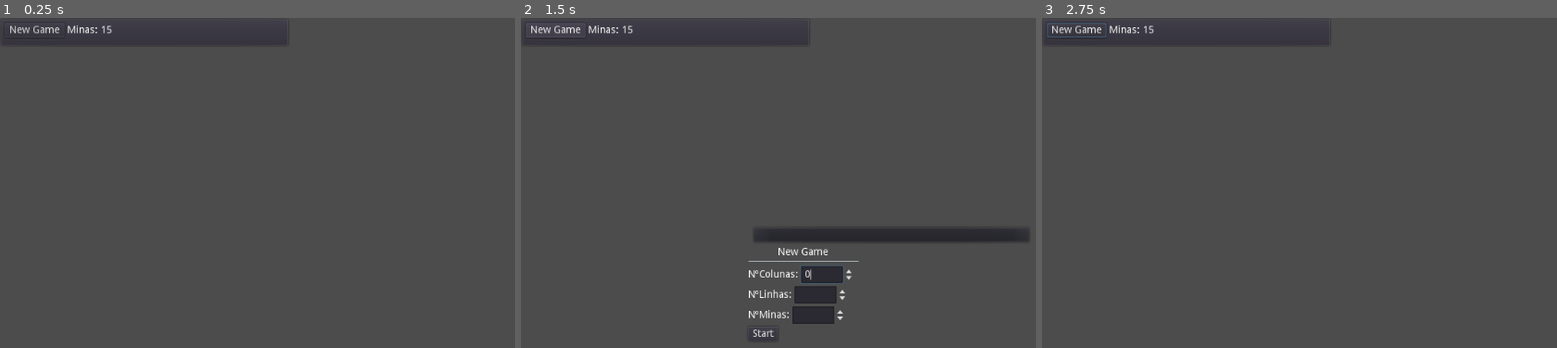
Above: before the commit, frames 1-3 (left to right).
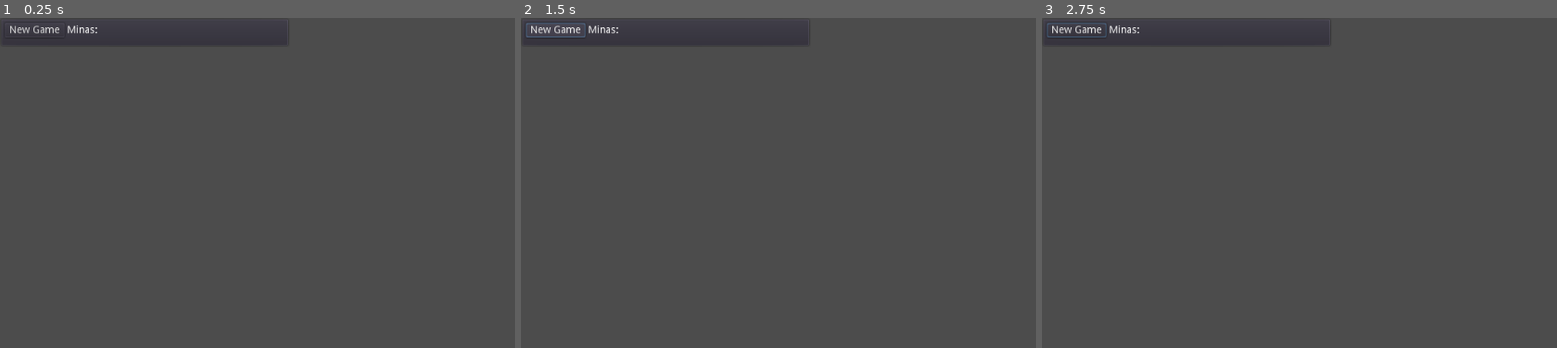
Above: after the commit, the same moments.

Repository: JoaoCarvalho27/campo_Minado
Game: Godot game, scene res://jogo.tscn
The game is run twice, just before and just after one commit, with the same random seed, the same clock (stepped at 60 frames per second) and the same inputs.
Inputs (mouse positions are in pixels of both pictures, inside the frame that each line leads up to):
- Up to frame 1 (0.25 s): no input
- Up to frame 2 (1.5 s): click "New Game" at 0.5 s; click "New Game" at 1.25 s
- Up to frame 3 (2.75 s): click (1284, 334) at 2 s, where only the run before the commit has a clickable "Start"

The runs differ from the first frame. In frame 1, less than 0.1% of the frame differs, in the area x 19-22%, y 2-5%; in frame 2, 4.0%, in the area x 0-99%, y 1-98%; in frame 3, less than 0.1%.
Error after the commit: Parse Error: Unexpected indentation. (res://jogo.gd:73)

Commit message:
comparar vizinhos com minas
comparar vizinhos com minas

Diff:
--- a/jogo.gd
+++ b/jogo.gd
@@ -70,8 +70,11 @@
 
 func num_vizinhos(pos):
 	var lista_vizinhos=[]
+	     lista_vizinhos=minepos3
+         lista_vizionhos
 
 
+#tem de avaliar os vizinhos com o sitio das minas
 
 
 
